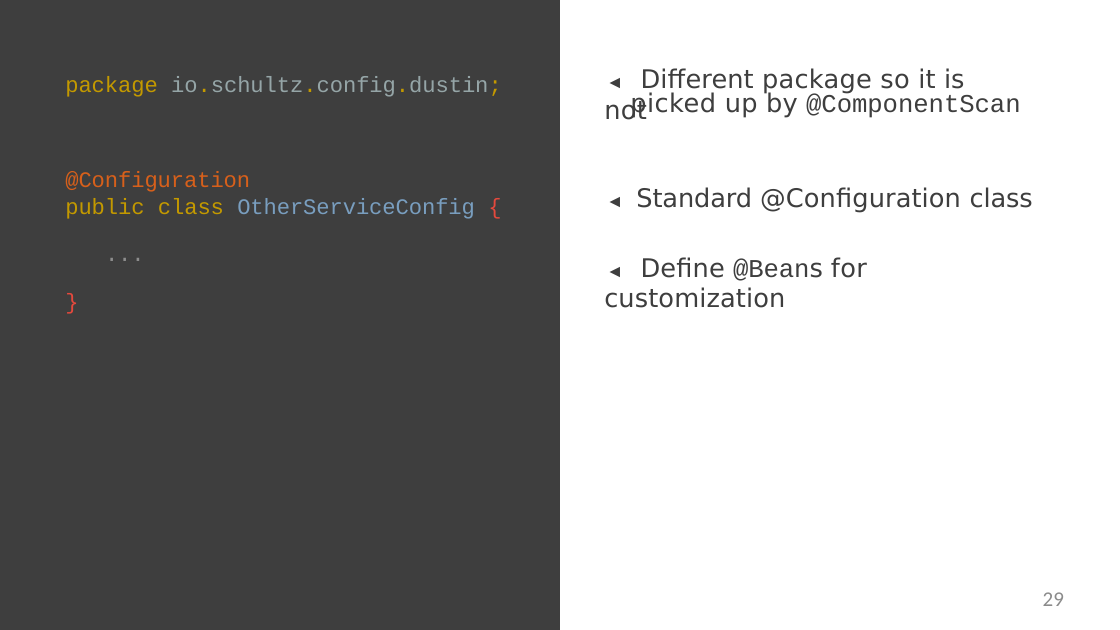
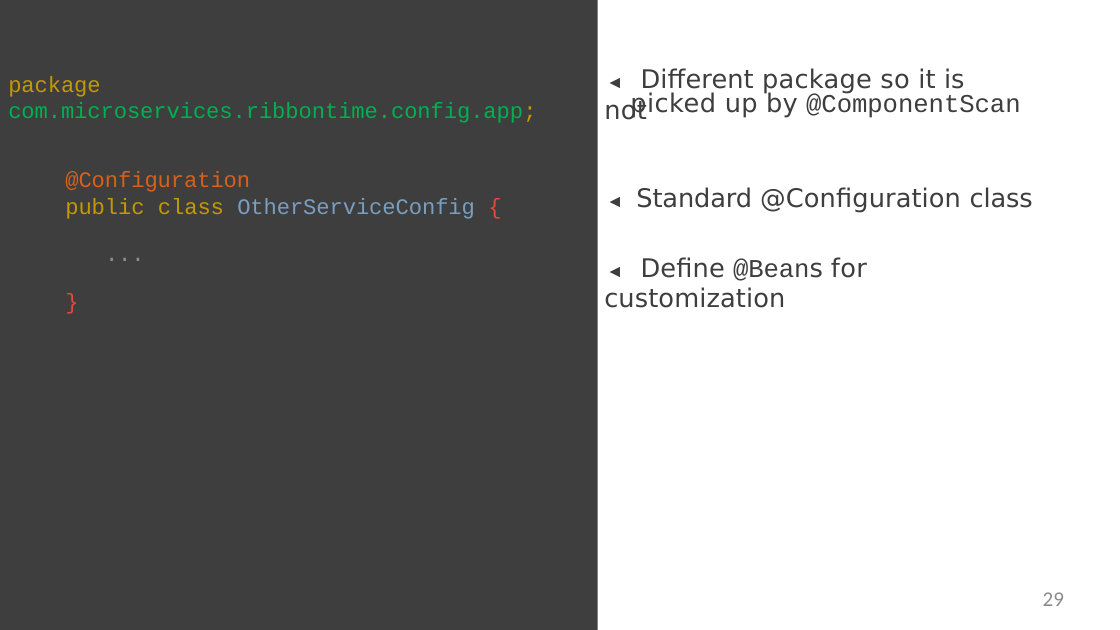
Before and after one commit to StevenJoseph19/MicroServicesWithSpringCloud, a slide deck: slide 29 of Day 14/Slides/6. Calling Services Using Client-side Load Balancing/calling-services-using-client-side-load-balancing-slides.pptx. Drawn at 1120x630 pixels with LibreOffice and Linux fonts; fonts in the diff are those of the drawing; background and template pictures are left out. Boxes give left, top, right and bottom in pixels: in the first picture for what was removed or moved away, otherwise in the second. Text is boxed around its words. In the diff, an @@ line names an element or a change of style, - is before the commit and + after.

```diff
--- a/Day 14/Slides/6. Calling Services Using Client-side Load Balancing/calling-services-using-client-side-load-balancing-slides.pptx
+++ b/Day 14/Slides/6. Calling Services Using Client-side Load Balancing/calling-services-using-client-side-load-balancing-slides.pptx
@@ freeform shape: place and size @@
-freeform shape at (0,0,560,630)
+freeform shape at (0,0,598,630)
@@ text at (8,76,536,123): text changed; text colour #95A5A7 to #00B050 @@
-package io.schultz.config.dustin;
+package com.microservices.ribbontime.config.app;
```
Also in this commit, not shown: 2 other slides changed, 59 other files.
